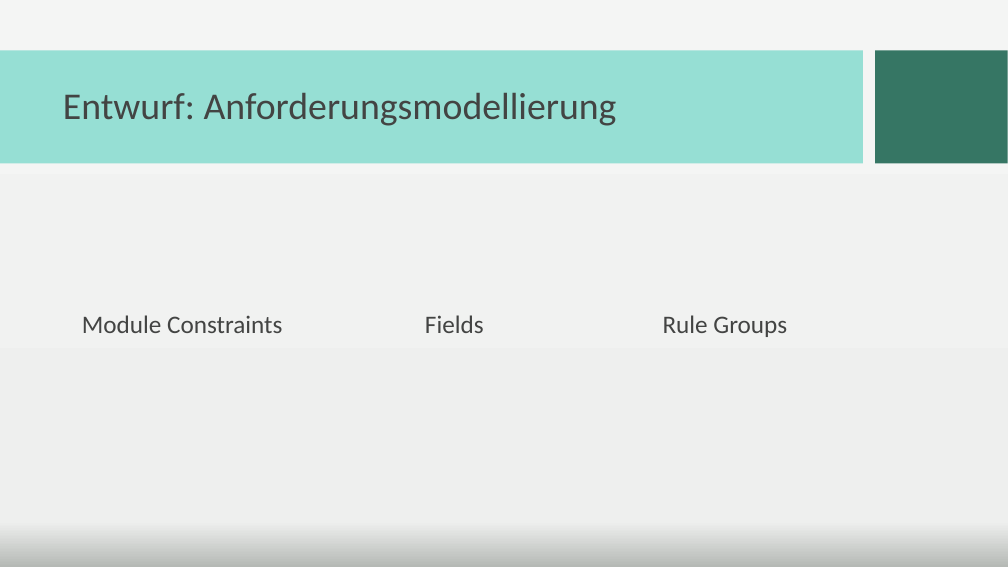
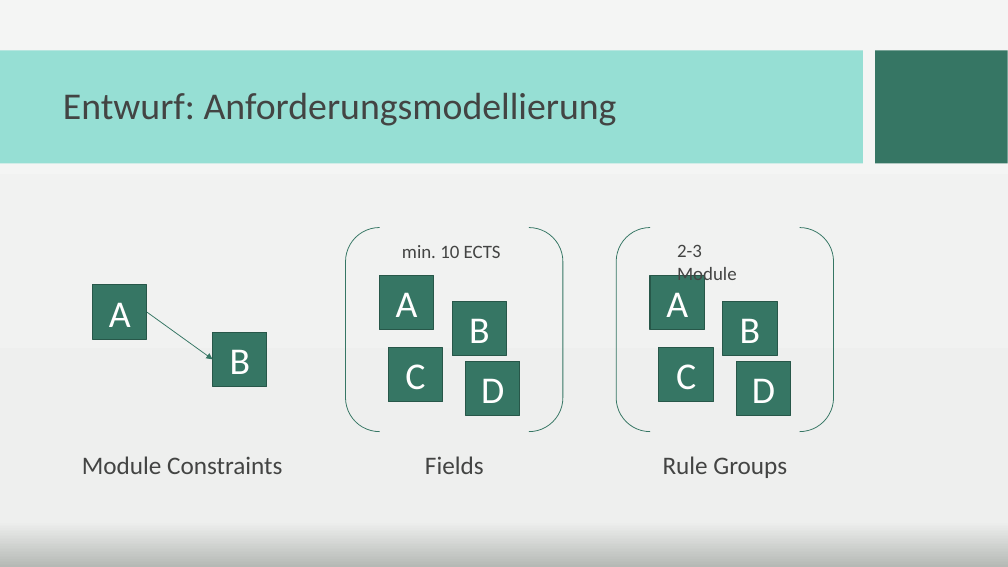
Before and after one commit to PSE-WS1617-IPD-Workflow/PSE_WS1617_IPD_Boehm_Studienplan, a slide deck: slide 5 of Abschlusspräsentation/Praesentation_newdesign.pptx. Drawn at 1008x567 pixels with LibreOffice and Linux fonts; fonts in the diff are those of the drawing; background and template pictures are left out. Boxes give left, top, right and bottom in pixels: in the first picture for what was removed or moved away, otherwise in the second. Text is boxed around its words. In the diff, an @@ line names an element or a change of style, - is before the commit and + after.

Commit message:
Added visualization for constraints.

```diff
--- a/Abschlusspräsentation/Praesentation_newdesign.pptx
+++ b/Abschlusspräsentation/Praesentation_newdesign.pptx
@@ group added at box(346, 228, 563, 432): 4 rectangles, 1 bracket pair, 1 text @@
+A
+B
+C
+D
+min. 10 ECTS
@@ group added at box(616, 228, 834, 432): 4 rectangles, 1 bracket pair, 1 text @@
+A
+B
+C
+D
+2-3 Module
@@ rectangle added at box(92, 285, 147, 340), fill #367664, outline #28574A 1 pt, 36 pt, text #FFFFFF @@
+A
@@ arrow added from (147, 312) to (212, 359), #367664 0.75 pt @@
@@ rectangle added at box(212, 332, 267, 386), fill #367664, outline #28574A 1 pt, 36 pt, text #FFFFFF @@
+B
@@ 3 texts: place and size @@
-3 texts at box(82, 315, 787, 337)
+3 texts at box(82, 456, 787, 478)
```
Also in this commit, not shown: 2 other slides changed.
